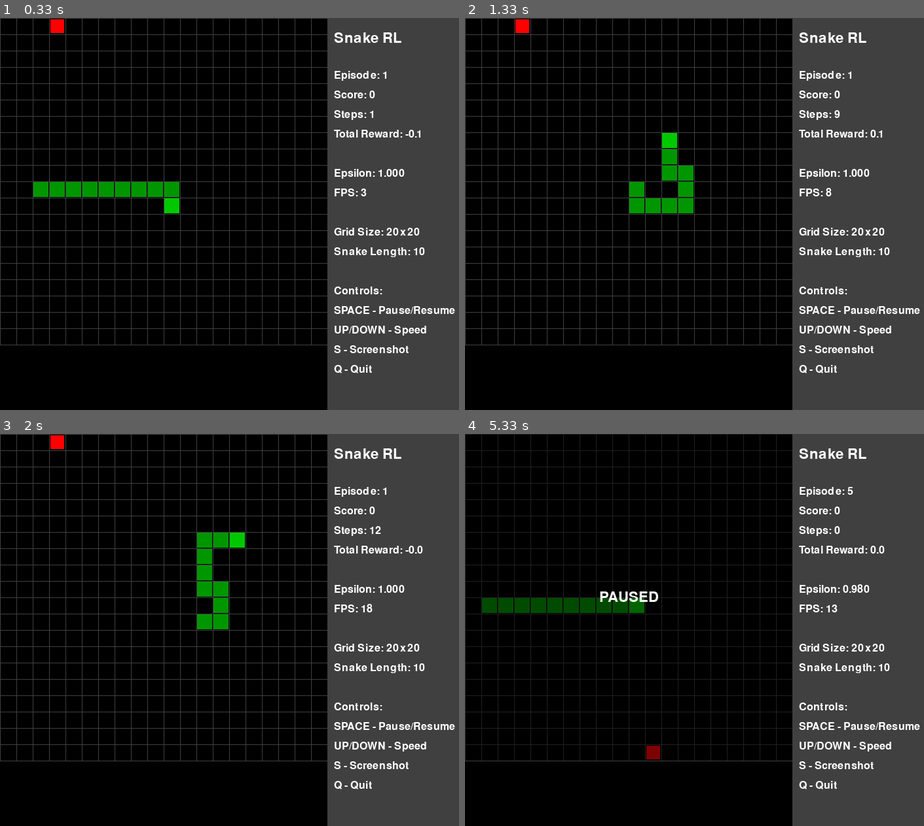
Above: before the commit, frames 1-4 (two rows, left to right).
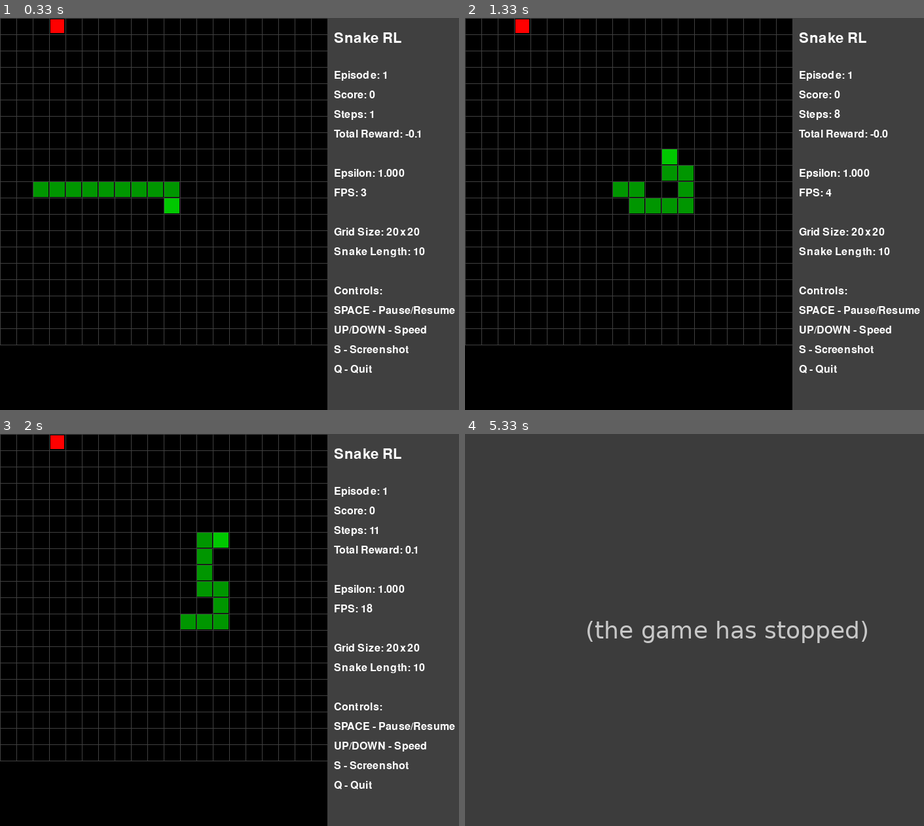
Above: after the commit, the same moments.

Repository: krupkaf/AI-Agents-exercise10
Game: pygame game, started from demo/visualization.py
Same seed, same stepped clock (60 frames per second), same inputs: the game is played once before the commit and once after it.
Inputs:
- Up to frame 1 (0.33 s): no input
- Up to frame 2 (1.33 s): hold = 0.33-0.8 s; hold Up 0.33-0.8 s; tap - at 0.83 s; hold - from 1.27 s (still down); hold Up from 1.27 s (still down)
- Up to frame 3 (2 s): tap Space at 1.33, 1.83 s; tap = at 1.42 s; release - at 1.73 s; release Up at 1.73 s; hold Up from 1.77 s (still down)
- Up to frame 4 (5.33 s): release Up at 2.23 s; hold Down 2.27-2.57 s; tap Space at 2.33, 2.67, 3.07 s; tap + at 2.42 s; hold Up 2.6-2.97 s; tap = at 2.75 s; hold Down 3-3.37 s

Frame 1 is identical in both runs. In frame 2, 0.5% of the frame differs, in the area x 32-93%, y 23-46%; in frame 3, 0.4%; in frame 4, 74%, in the area x 0-100%, y 0-100%.
After the commit the program exited at 5.05 s; later frames show no game.

Commit message:
Complete phases 1-4 implementation and project reorganization
* Phases 1-4 Completed and Verified
* Ready for Phase 5

Diff:
--- /dev/null
+++ b/src/agent/human_agent.py
@@ -0,0 +1,97 @@
+"""Human-controlled agent for manual Snake game play."""
+
+import pygame
+import numpy as np
+from typing import Optional, Dict, Any
+from src.environment.constants import UP, RIGHT, DOWN, LEFT
+
+
+class HumanAgent:
+    """Human player agent controlled via keyboard input."""
+
+    def __init__(self):
+        """Initialize human agent."""
+        self.last_action = RIGHT  # Default starting direction
+        self.pending_action = None  # Store action until next step
+        self.training_step = 0
+        self.episode_count = 0
+
+    def get_action(self, state, **kwargs) -> int:
+        """Get action from keyboard input.
+
+        Args:
+            state: Current game state (not used for human control)
+            **kwargs: Additional arguments (not used)
+
+        Returns:
+            Action as integer
+        """
+        # Check for keyboard input
+        keys = pygame.key.get_pressed()
+
+        # Determine action based on pressed keys
+        # Use pending action if set, otherwise continue with last action
+        if self.pending_action is not None:
+            action = self.pending_action
+            self.pending_action = None
+        elif keys[pygame.K_UP]:
+            action = UP
+        elif keys[pygame.K_DOWN]:
+            action = DOWN
+        elif keys[pygame.K_LEFT]:
+            action = LEFT
+        elif keys[pygame.K_RIGHT]:
+            action = RIGHT
+        else:
+            # No key pressed, continue with last action
+            action = self.last_action
+
+        self.last_action = action
+        return action
+
+    def handle_keydown_event(self, event) -> None:
+        """Handle discrete keydown events for more responsive control.
+
+        Args:
+            event: pygame.KEYDOWN event
+        """
+        if event.key == pygame.K_UP:
+            self.pending_action = UP
+        elif event.key == pygame.K_DOWN:
+            self.pending_action = DOWN
+        elif event.key == pygame.K_LEFT:
+            self.pending_action = LEFT
+        elif event.key == pygame.K_RIGHT:
+            self.pending_action = RIGHT
+
+    def save_model(self, filepath: str) -> None:
+        """Human agent doesn't need to save models."""
+        pass
+
+    def load_model(self, filepath: str) -> None:
+        """Human agent doesn't need to load models."""
+        pass
+
+    def train_step(self, *args, **kwargs) -> dict:
+        """Human agent doesn't train."""
+        return {}
+
+    def update_target_network(self) -> None:
+        """Human agent doesn't have target network."""
+        pass
+
+    def select_action(self, state: np.ndarray, training: bool = True) -> int:
+        """Select action based on keyboard input."""
+        return self.get_action(state)
+
+    def store_transition(self, state, action, reward, next_state, done, **kwargs) -> None:
+        """Human agent doesn't store transitions."""
+        pass
+
+    def update(self, *args, **kwargs) -> Dict[str, Any]:
+        """Human agent doesn't update."""
+        return {}
+
+    def set_training_mode(self, training: bool) -> None:
+        """Set training mode (no effect for human agent)."""
+        pass
--- a/src/main.py
+++ b/src/main.py
@@ -18,6 +18,7 @@
 from src.agent.dqn_agent import DQNAgent
 from src.agent.reinforce_agent import REINFORCEAgent
 from src.agent.ppo_agent import PPOAgent
+from src.agent.human_agent import HumanAgent
 from src.training.trainer import UniversalTrainer
 from src.training.comparison import AgentComparison
 from src.utils.config import (
@@ -39,7 +40,7 @@
     Create an agent of the specified type.
 
     Args:
-        agent_type: Type of agent ('dqn', 'reinforce', 'ppo')
+        agent_type: Type of agent ('dqn', 'reinforce', 'ppo', 'human')
         state_dim: Dimension of state space
         action_dim: Number of actions
         device: PyTorch device
@@ -47,6 +48,9 @@
     Returns:
         Initialized agent
     """
+    if agent_type == 'human':
+        return HumanAgent()
+
     config = get_agent_config(agent_type)
 
     if agent_type == 'dqn':
@@ -199,6 +203,34 @@
         print(f"{key:15s}: {value:8.2f}")
 
 
+def human_control(args):
+    """Start human-controlled Snake game."""
+    print("Starting human-controlled Snake game...")
+    print("Use Arrow keys to control the snake")
+    print("SPACE - Pause/Resume, +/- - Speed, S - Screenshot, ESC - Skip Episode, Q - Quit")
+
+    # Create environment
+    env = SnakeEnv(
+        grid_size=EnvironmentConfig.GRID_SIZE,
+        max_steps=EnvironmentConfig.MAX_STEPS
+    )
+
+    # Create human agent
+    agent = HumanAgent()
+
+    # Create trainer for visualization
+    trainer = UniversalTrainer(
+        agent=agent,
+        env=env,
+        agent_name="human",
+        enable_rendering=True,
+        save_dir=args.save_dir
+    )
+
+    # Run human control with special flag
+    trainer.run_human_control(args.episodes)
+
+
 def compare_agents(args):
     """Compare multiple agents using the AgentComparison framework."""
     print("Starting comprehensive agent comparison...")
@@ -271,8 +303,8 @@
 def _add_arguments(parser):
     """Add all command line arguments to the parser."""
     # Mode selection
-    parser.add_argument('--mode', choices=['train', 'test'], default='train',
-                        help='Mode to run (train or test)')
+    parser.add_argument('--mode', choices=['train', 'test', 'human'], default='train',
+                        help='Mode to run (train, test, or human)')
 
     # Agent selection
     parser.add_argument('--agent', choices=['dqn', 'reinforce', 'ppo'], default='dqn',
@@ -353,6 +385,9 @@
         print("  # Run demo with random agent")
         print("  uv run python src/main.py --demo")
         print("")
+        print("  # Play Snake manually with arrow keys (human control)")
+        print("  uv run python src/main.py --mode human")
+        print("")
         return
 
     parser = argparse.ArgumentParser(description='Snake RL Training and Testing')
@@ -384,6 +419,8 @@
         train_agent(args)
     elif args.mode == 'test':
         test_agent(args)
+    elif args.mode == 'human':
+        human_control(args)
     else:
         parser.print_help()
 
--- a/src/training/trainer.py
+++ b/src/training/trainer.py
@@ -478,3 +478,91 @@
             print(f"Training plot saved: {save_path}")
 
         plt.show()
+
+    def run_human_control(self, num_episodes: int = 5) -> None:
+        """
+        Run human-controlled episodes for manual Snake gameplay.
+
+        Args:
+            num_episodes: Number of episodes to run
+        """
+        from src.agent.human_agent import HumanAgent
+
+        if not isinstance(self.agent, HumanAgent):
+            print("Error: This method requires a HumanAgent")
+            return
+
+        if not self.enable_rendering:
+            print("Error: Human control requires visualization enabled")
+            return
+
+        print(f"\nStarting {num_episodes} human-controlled episodes")
+        print("Controls: Arrow Keys = Move, SPACE = Pause, +/- = Speed, S = Screenshot, ESC = Skip, Q = Quit")
+
+        for episode in range(1, num_episodes + 1):
+            print(f"\n--- Episode {episode}/{num_episodes} ---")
+
+            state, _ = self.env.reset()
+            total_reward = 0
+            steps = 0
+            done = False
+
+            while not done:
+                # Handle events (including human input)
+                if not self.renderer.handle_events(self.agent):
+                    print("Quit requested")
+                    return
+
+                # Skip episode if requested
+                if self.renderer.skip_episode:
+                    print("Episode skipped")
+                    self.renderer.skip_episode = False
+                    break
+
+                # Pause handling
+                if self.renderer.paused:
+                    # Update display even when paused
+                    self.renderer.render(
+                        game=self.env.unwrapped.game,
+                        episode=episode,
+                        epsilon=None,
+                        total_reward=total_reward,
+                        steps=steps,
+                        human_mode=True
+                    )
+                    continue
+
+                # Get human action
+                action = self.agent.get_action(state)
+
+                # Take step
+                next_state, reward, terminated, truncated, info = self.env.step(action)
+                done = terminated or truncated
+
+                total_reward += reward
+                steps += 1
+                state = next_state
+
+                # Render current state
+                self.renderer.render(
+                    game=self.env.unwrapped.game,
+                    episode=episode,
+                    epsilon=None,
+                    total_reward=total_reward,
+                    steps=steps,
+                    human_mode=True
+                )
+
+                # Add small delay to prevent excessive speed
+                time.sleep(0.05)
+
+            # Episode finished
+            score = self.env.unwrapped.game.get_score()
+            print(f"Episode {episode} finished: Score = {score}, Steps = {steps}, Reward = {total_reward:.1f}")
+
+        print(f"\nHuman control session completed! Played {num_episodes} episodes.")
+
+        # Cleanup pygame
+        if self.renderer:
+            import pygame
+            pygame.quit()
--- a/src/visualization/pygame_renderer.py
+++ b/src/visualization/pygame_renderer.py
@@ -43,15 +43,16 @@
         self.skip_episode = False  # Flag for episode skip request
 
     def render(self, game: SnakeGame, episode: int = 0, epsilon: float = 0.0,
-               total_reward: float = 0.0, steps: int = 0) -> None:
+               total_reward: float = 0.0, steps: int = 0, human_mode: bool = False) -> None:
         """Render the current game state.
 
         Args:
             game: SnakeGame instance
             episode: Current episode number
-            epsilon: Current epsilon value
-            total_reward: Total reward for current episode
-            steps: Steps taken in current episode
+            epsilon: Current epsilon value for exploration
+            total_reward: Total reward accumulated
+            steps: Number of steps taken
+            human_mode: Whether in human control mode
         """
         self.screen.fill(BACKGROUND)
 
@@ -63,7 +64,7 @@
         self._draw_snake(game.get_snake_body())
 
         # Draw info panel
-        self._draw_info_panel(game, episode, epsilon, total_reward, steps)
+        self._draw_info_panel(game, episode, epsilon, total_reward, steps, human_mode)
 
         # Draw pause indicator if paused
         if self.paused:
@@ -114,7 +115,7 @@
         pygame.draw.rect(self.screen, FOOD_COLOR, rect)
 
     def _draw_info_panel(self, game: SnakeGame, episode: int, epsilon: float,
-                        total_reward: float, steps: int) -> None:
+                        total_reward: float, steps: int, human_mode: bool = False) -> None:
         """Draw the information panel.
 
         Args:
@@ -136,24 +137,43 @@
         line_height = 30
 
         # Game info
-        info_lines = [
-            f"Episode: {episode}",
-            f"Score: {game.get_score()}",
-            f"Steps: {steps}",
-            f"Total Reward: {total_reward:.1f}",
-            "",
-            f"Epsilon: {epsilon:.3f}" if epsilon is not None else "Epsilon: N/A",
-            f"FPS: {self.fps}",
-            "",
-            f"Grid Size: {self.grid_size}x{self.grid_size}",
-            f"Snake Length: {len(game.get_snake_body())}",
-            "",
-            "Controls:",
-            "SPACE - Pause/Resume",
-            "UP/DOWN - Speed",
-            "S - Screenshot",
-            "Q - Quit"
-        ]
+        if human_mode:
+            info_lines = [
+                f"Episode: {episode}",
+                f"Score: {game.get_score()}",
+                f"Steps: {steps}",
+                f"Reward: {total_reward:.1f}",
+                "",
+                "*** HUMAN ***",
+                f"Speed: {self.fps}",
+                f"Length: {len(game.get_snake_body())}",
+                "",
+                "Arrow Keys - Move",
+                "SPACE - Pause",
+                "+/- - Speed",
+                "S - Screenshot",
+                "ESC - Skip",
+                "Q - Quit"
+            ]
+        else:
+            info_lines = [
+                f"Episode: {episode}",
+                f"Score: {game.get_score()}",
+                f"Steps: {steps}",
+                f"Total Reward: {total_reward:.1f}",
+                "",
+                f"Epsilon: {epsilon:.3f}" if epsilon is not None else "Epsilon: N/A",
+                f"FPS: {self.fps}",
+                "",
+                f"Grid Size: {self.grid_size}x{self.grid_size}",
+                f"Snake Length: {len(game.get_snake_body())}",
+                "",
+                "Controls:",
+                "SPACE - Pause/Resume",
+                "UP/DOWN - Speed",
+                "S - Screenshot",
+                "Q - Quit"
+            ]
 
         for i, line in enumerate(info_lines):
             if line:  # Skip empty lines
@@ -171,8 +191,11 @@
         text_rect = pause_text.get_rect(center=(self.game_area_width // 2, self.game_area_height // 2))
         self.screen.blit(pause_text, text_rect)
 
-    def handle_events(self) -> bool:
+    def handle_events(self, human_agent=None) -> bool:
         """Handle PyGame events.
+
+        Args:
+            human_agent: Optional HumanAgent instance to forward keydown events
 
         Returns:
             False if quit event received, True otherwise
@@ -182,14 +205,35 @@
                 return False
 
             elif event.type == pygame.KEYDOWN:
+                # Forward movement keys to human agent if provided
+                if human_agent is not None and event.key in [
+                    pygame.K_UP, pygame.K_DOWN, pygame.K_LEFT, pygame.K_RIGHT
+                ]:
+                    human_agent.handle_keydown_event(event)
+
+                # Handle control keys
                 if event.key == pygame.K_q:
                     return False
                 elif event.key == pygame.K_SPACE:
                     self.paused = not self.paused
-                elif event.key == pygame.K_UP:
+                elif event.key == pygame.K_UP and human_agent is None:
+                    # Only adjust FPS if not human control mode
                     self.fps = self.fps + 5
-                elif event.key == pygame.K_DOWN:
+                elif event.key == pygame.K_DOWN and human_agent is None:
+                    # Only adjust FPS if not human control mode
                     self.fps = max(1, self.fps - 5)
+                elif event.key == pygame.K_PLUS or event.key == pygame.K_EQUALS:
+                    # Speed up with + key (human mode compatible)
+                    if self.fps < 5:
+                        self.fps = min(50, self.fps + 1)  # Step by 1 for low speeds
+                    else:
+                        self.fps = min(50, self.fps + 5)  # Step by 5 for higher speeds
+                elif event.key == pygame.K_MINUS:
+                    # Slow down with - key (human mode compatible)
+                    if self.fps <= 5:
+                        self.fps = max(1, self.fps - 1)  # Step by 1 for low speeds
+                    else:
+                        self.fps = max(1, self.fps - 5)  # Step by 5 for higher speeds
                 elif event.key == pygame.K_s:
                     self._save_screenshot()
                 elif event.key == pygame.K_ESCAPE:
Not shown, changed: README.md
Not shown, changed: CLAUDE.md
